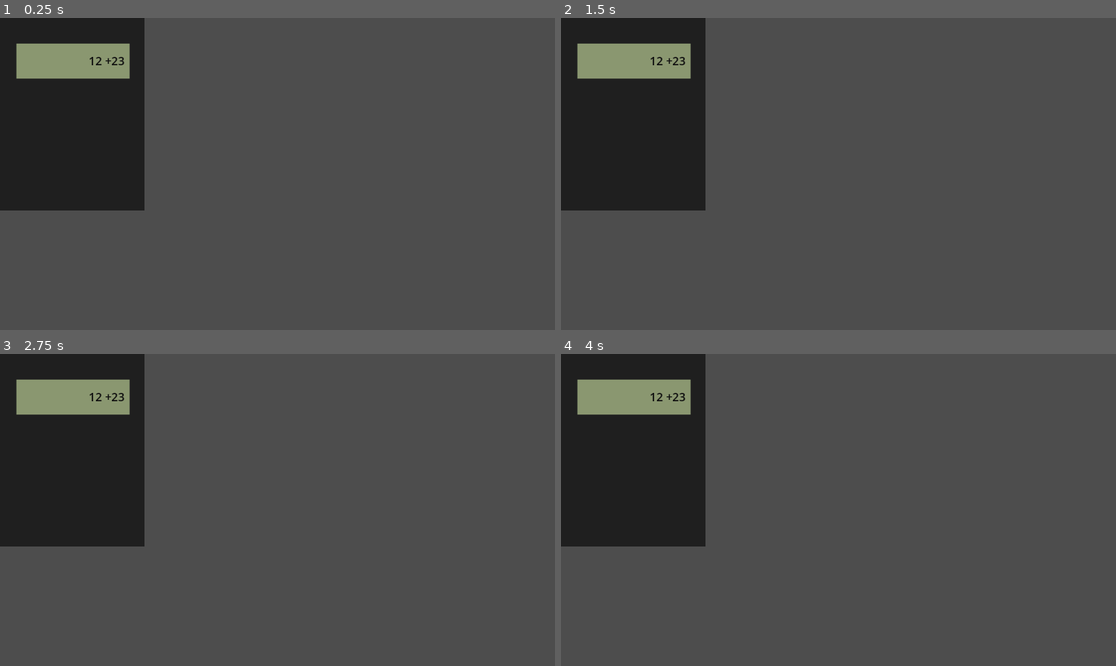
Above: before the commit, frames 1-4 (two rows, left to right).
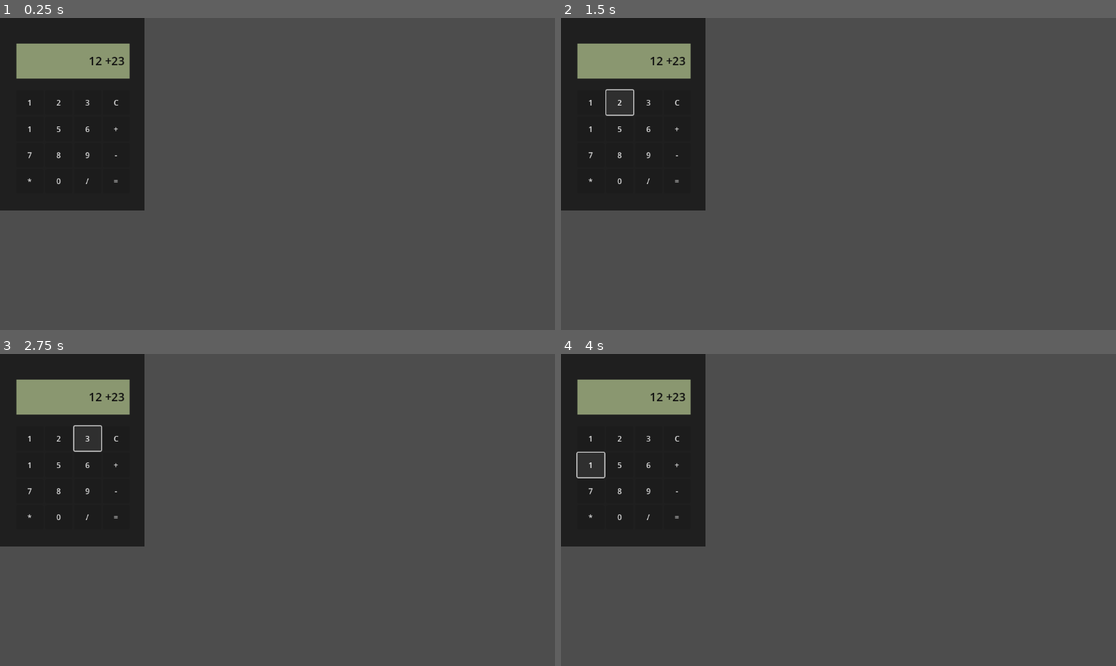
Above: after the commit, the same moments.

Repository: romhenri/GDScript
Game: Godot game, scene res://calculator/calculator.tscn
Two runs of this game, one before a commit and one after it. Both use one fixed random seed, a clock stepped at 60 frames per second and the inputs below. This scene is started directly instead of the project's main scene.
Inputs (mouse positions are in pixels of both pictures, inside the frame that each line leads up to):
- Up to frame 1 (0.25 s): no input
- Up to frame 2 (1.5 s): click (588, 102) at 0.5 s, where only the run after the commit has a clickable "1"; click (622, 102) at 1.25 s, where only the run after the commit has a clickable "2"
- Up to frame 3 (2.75 s): click (88, 438) at 2 s, where only the run after the commit has a clickable "3"
- Up to frame 4 (4 s): click (677, 438) at 2.75 s, where only the run after the commit has a clickable "C"; click (588, 466) at 3.5 s, where only the run after the commit has a clickable "1"

The runs differ from the first frame. In frame 1, 0.1% of the frame differs, in the area x 5-22%, y 26-54%; in frame 2, 0.2%; in frame 3, 0.2%, in the area x 5-22%, y 22-54%; in frame 4, 0.2%.

Commit message:
study: day-05

Diff:
--- /dev/null
+++ b/calculator/calculator.gd
@@ -0,0 +1,14 @@
+extends Control
+
+
+# Called when the node enters the scene tree for the first time.
+func _ready() -> void:
+	for button in get_tree().get_nodes_in_group("buttons"):
+		button.pressed.connect(pressionado.bind(button.text))
+		button.connect("pressed", Callable(self, "pressionado"))
+
+func pressionado(nome_do_botao: String):
+	print(nome_do_botao)
+
+func on_button_Clear_pressed():
+	print("Botão de limpeza pressionado.") # Replace with function body.
--- a/calculator/calculator.tscn
+++ b/calculator/calculator.tscn
@@ -1,4 +1,6 @@
-[gd_scene load_steps=2 format=3 uid="uid://js7q6hro6wo5"]
+[gd_scene load_steps=3 format=3 uid="uid://js7q6hro6wo5"]
+
+[ext_resource type="Script" path="res://calculator/calculator.gd" id="1_2utdj"]
 
 [sub_resource type="LabelSettings" id="LabelSettings_ggj11"]
 font_size = 24
@@ -12,6 +14,7 @@
 offset_bottom = 0.18396
 grow_horizontal = 2
 grow_vertical = 2
+script = ExtResource("1_2utdj")
 
 [node name="Background" type="ColorRect" parent="."]
 layout_mode = 1
@@ -44,7 +47,123 @@
 offset_bottom = 5.91299
 grow_horizontal = 2
 grow_vertical = 2
+rotation = -0.000399566
 text = "12 +23"
 label_settings = SubResource("LabelSettings_ggj11")
 horizontal_alignment = 2
 vertical_alignment = 1
+
+[node name="ButtonsContainer" type="GridContainer" parent="Background"]
+layout_mode = 1
+anchors_preset = -1
+anchor_left = 0.113
+anchor_top = 0.375
+anchor_right = 0.897
+anchor_bottom = 0.91
+offset_left = 0.100002
+offset_top = 1.52588e-05
+offset_right = -0.0999756
+offset_bottom = 3.05176e-05
+columns = 4
+
+[node name="Button" type="Button" parent="Background/ButtonsContainer" groups=["buttons"]]
+layout_mode = 2
+size_flags_horizontal = 3
+size_flags_vertical = 3
+text = "1
+"
+
+[node name="Button2" type="Button" parent="Background/ButtonsContainer" groups=["buttons"]]
+layout_mode = 2
+size_flags_horizontal = 3
+size_flags_vertical = 3
+text = "2"
+
+[node name="Button3" type="Button" parent="Background/ButtonsContainer" groups=["buttons"]]
+layout_mode = 2
+size_flags_horizontal = 3
+size_flags_vertical = 3
+text = "3"
+
+[node name="Button4" type="Button" parent="Background/ButtonsContainer" groups=["buttons"]]
+layout_mode = 2
+size_flags_horizontal = 3
+size_flags_vertical = 3
+text = "C"
+
+[node name="Button5" type="Button" parent="Background/ButtonsContainer" groups=["buttons"]]
+layout_mode = 2
+size_flags_horizontal = 3
+size_flags_vertical = 3
+text = "1
+"
+
+[node name="Button6" type="Button" parent="Background/ButtonsContainer" groups=["buttons"]]
+layout_mode = 2
+size_flags_horizontal = 3
+size_flags_vertical = 3
+text = "5"
+
+[node name="Button7" type="Button" parent="Background/ButtonsContainer" groups=["buttons"]]
+layout_mode = 2
+size_flags_horizontal = 3
+size_flags_vertical = 3
+text = "6
+"
+
+[node name="Button8" type="Button" parent="Background/ButtonsContainer" groups=["buttons"]]
+layout_mode = 2
+size_flags_horizontal = 3
+size_flags_vertical = 3
+text = "+"
+
+[node name="Button9" type="Button" parent="Background/ButtonsContainer" groups=["buttons"]]
+layout_mode = 2
+size_flags_horizontal = 3
+size_flags_vertical = 3
+text = "7"
+
+[node name="Button10" type="Button" parent="Background/ButtonsContainer" groups=["buttons"]]
+layout_mode = 2
+size_flags_horizontal = 3
+size_flags_vertical = 3
+text = "8"
+
+[node name="Button11" type="Button" parent="Background/ButtonsContainer"]
+layout_mode = 2
+size_flags_horizontal = 3
+size_flags_vertical = 3
+text = "9"
+
+[node name="Button12" type="Button" parent="Background/ButtonsContainer"]
+layout_mode = 2
+size_flags_horizontal = 3
+size_flags_vertical = 3
+text = "-
+"
+
+[node name="Button13" type="Button" parent="Background/ButtonsContainer"]
+layout_mode = 2
+size_flags_horizontal = 3
+size_flags_vertical = 3
+text = "*"
+
+[node name="Button14" type="Button" parent="Background/ButtonsContainer"]
+layout_mode = 2
+size_flags_horizontal = 3
+size_flags_vertical = 3
+text = "0"
+
+[node name="Button15" type="Button" parent="Background/ButtonsContainer"]
+layout_mode = 2
+size_flags_horizontal = 3
+size_flags_vertical = 3
+text = "/"
+
+[node name="Button16" type="Button" parent="Background/ButtonsContainer"]
+layout_mode = 2
+size_flags_horizontal = 3
+size_flags_vertical = 3
+text = "="
+
+[connection signal="pressed" from="Background/ButtonsContainer/Button4" to="." method="on_button_Clear_pressed"]
